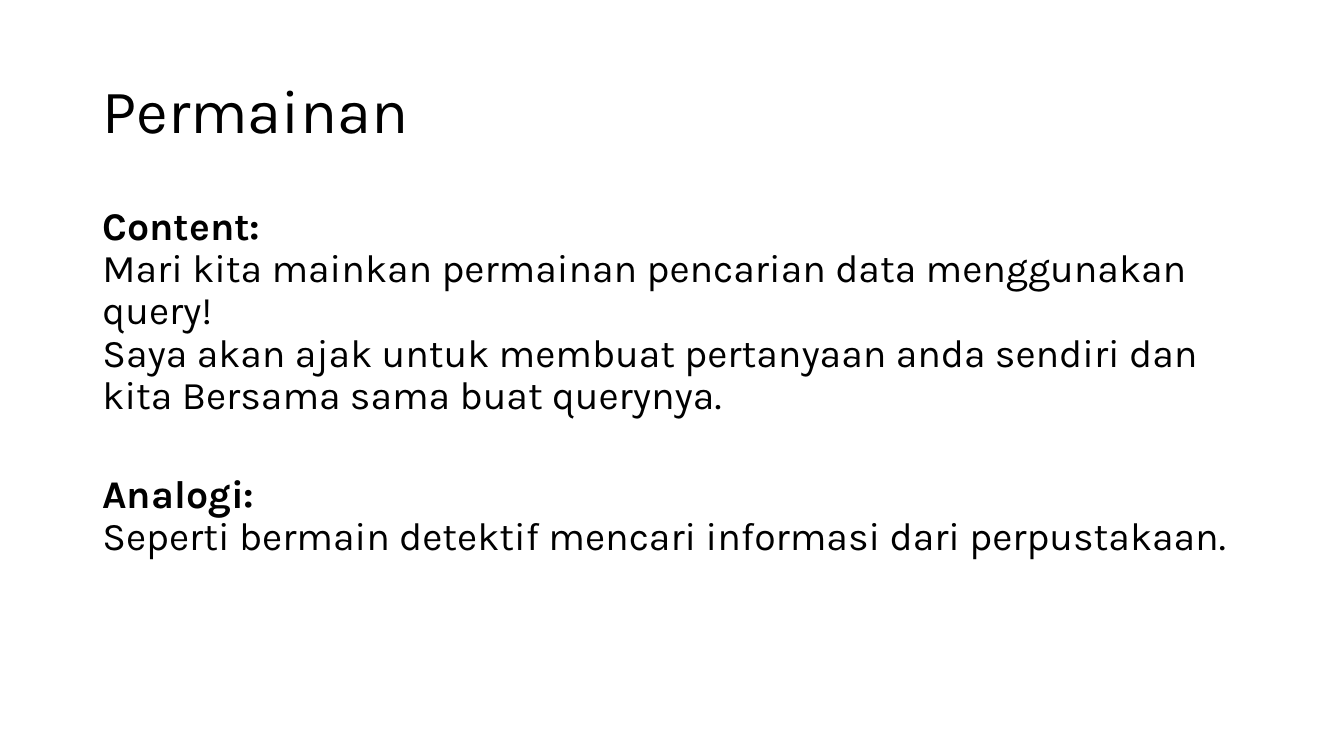
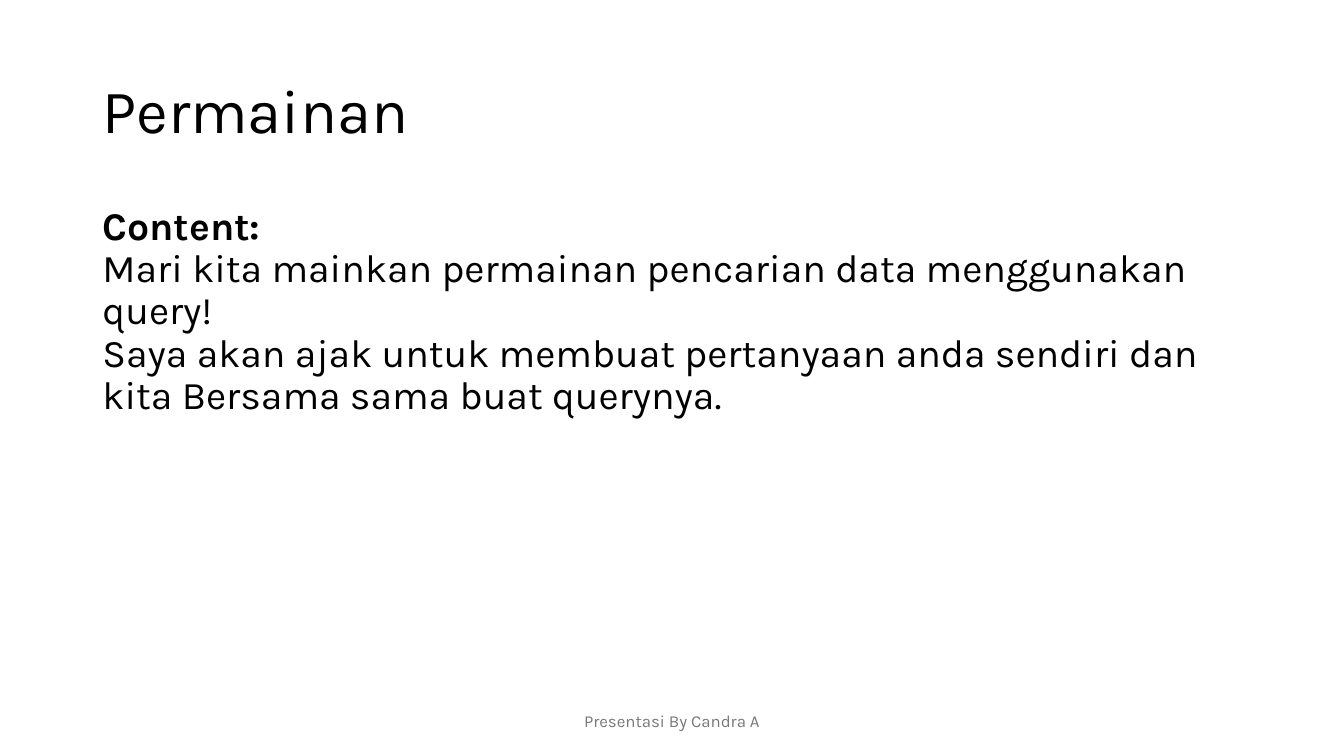
Before and after one commit to candraananta/querycoursecandra, a slide deck: slide 16 of Presentasi Materi Basic Query.pptx (slide 12 before the commit). Drawn at 1344x756 pixels with LibreOffice and Linux fonts; fonts in the diff are those of the drawing. Boxes give left, top, right and bottom in pixels: in the first picture for what was removed or moved away, otherwise in the second. Text is boxed around its words. In the diff, an @@ line names an element or a change of style, - is before the commit and + after.

```diff
--- a/Presentasi Materi Basic Query.pptx
+++ b/Presentasi Materi Basic Query.pptx
@@ text at (102,480,1225,560): paragraph removed @@
-Analogi:
-Seperti bermain detektif mencari informasi dari perpustakaan.
@@ text added at (584,715,760,731), 12 pt, text #797979 @@
+Presentasi By Candra A
```
Also in this commit, not shown: 15 other slides changed, 4 slides added.
